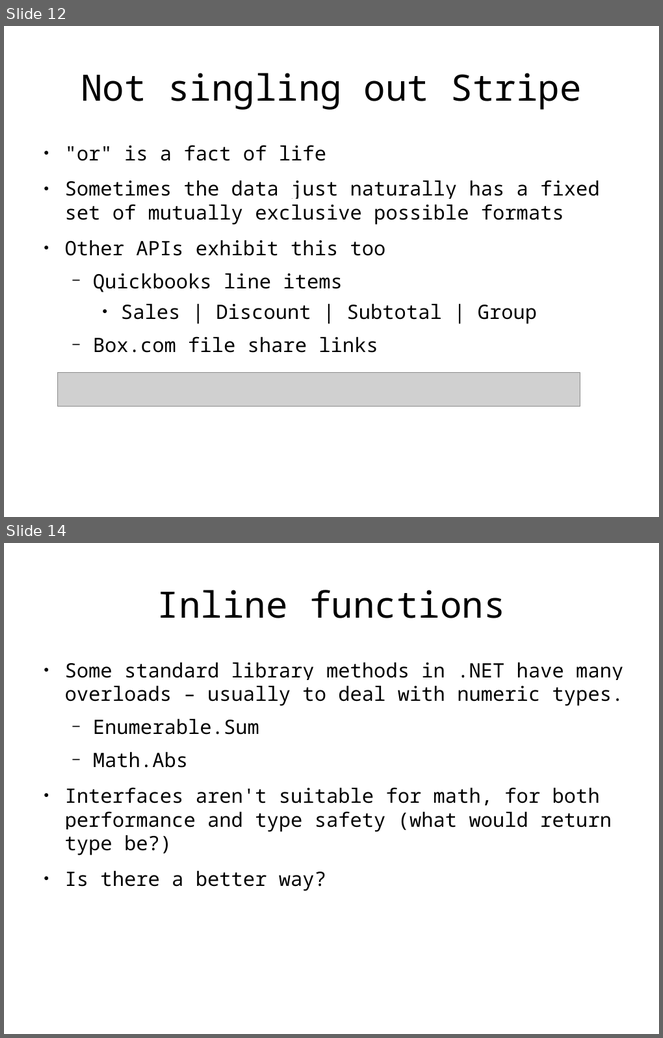
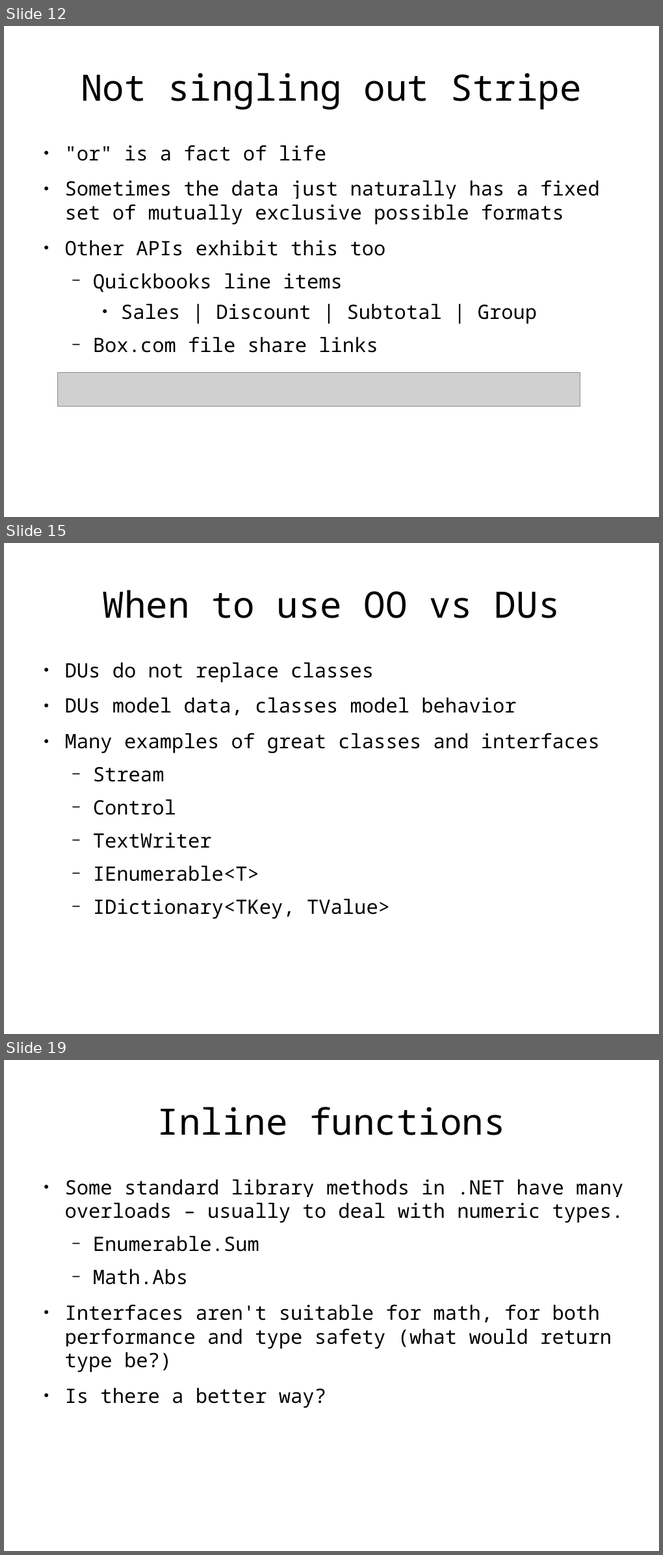
Before and after one commit to rspeele/FSharpTalk, a slide deck: fstalk.odp. Shown one above the other, each under a label of ours: slides 12 and 14 before the commit, slides 12, 15 and 19 after it; the slides between them are not shown. The pictures are 663x1038 and 663x1555 pixels, drawn with LibreOffice and Linux fonts; fonts in the diff are those of the drawing; grey boxes stand for pictures. Boxes give left, top, right and bottom in pixels: in the first picture for what was removed or moved away, otherwise in the second. Text is boxed around its words. In the diff, an @@ line names an element or a change of style, - is before the commit and + after.

```diff
--- a/fstalk.odp
+++ b/fstalk.odp
@@ slide 15 added at bbox=[4, 543, 659, 1034], background #FFFFFF @@
@@ title added at bbox=[103, 590, 560, 618], 44 pt, text #000000 @@
+When to use OO vs DUs
@@ text added at bbox=[65, 662, 600, 919], 24 pt, text #000000 @@
+● DUs do not replace classes
+● DUs model data, classes model behavior
+● Many examples of great classes and interfaces
+  − Stream
+  − Control
+  − TextWriter
+  − IEnumerable<T>
+  − IDictionary<TKey, TValue>
@@ what was slide 14 is now slide 19 @@
```
Also in this commit, not shown: 2 slides changed, 5 other slides added, 10 other files.
